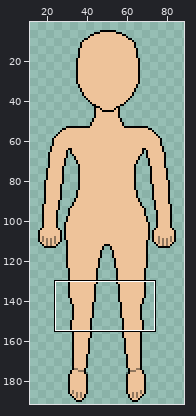
File history of a pixel-art file, core/assets/Input/Joshua Char1/First Try on Charakter.aseprite. Above: a wide view before the commit, with the close-up outlined.
Close-up. Old version:
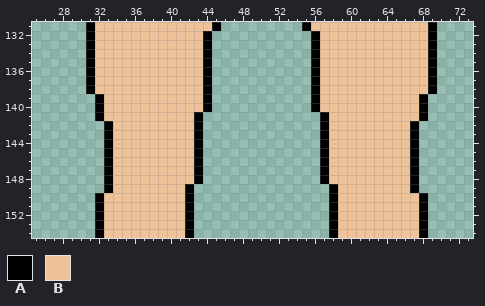
284x192 pixels, 1 frame. Shown: x 25..73, y 131..154. The wide view leaves out empty margins.
Visible layers, top first: "Shanding" opacity 40%, "Arms Base", "Head Base", "Legs Base", "Body Base", "Neck Base".
Palette (. is transparent): A #000000  B #eec39a
Pixels before, first column x 31:
131 ABBBBBBBBBBBBBA.........ABBBBBBBBBBBBBA
132 ABBBBBBBBBBBBA...........ABBBBBBBBBBBBA
133 ABBBBBBBBBBBBA...........ABBBBBBBBBBBBA
134 ABBBBBBBBBBBBA...........ABBBBBBBBBBBBA
135 ABBBBBBBBBBBBA...........ABBBBBBBBBBBBA
136 ABBBBBBBBBBBBA...........ABBBBBBBBBBBBA
137 ABBBBBBBBBBBBA...........ABBBBBBBBBBBBA
138 ABBBBBBBBBBBBA...........ABBBBBBBBBBBBA
139 .ABBBBBBBBBBBA...........ABBBBBBBBBBBA.
140 .ABBBBBBBBBBBA...........ABBBBBBBBBBBA.
141 .ABBBBBBBBBBA.............ABBBBBBBBBBA.
142 ..ABBBBBBBBBA.............ABBBBBBBBBA..
143 ..ABBBBBBBBBA.............ABBBBBBBBBA..
144 ..ABBBBBBBBBA.............ABBBBBBBBBA..
145 ..ABBBBBBBBBA.............ABBBBBBBBBA..
146 ..ABBBBBBBBBA.............ABBBBBBBBBA..
147 ..ABBBBBBBBBA.............ABBBBBBBBBA..
148 ..ABBBBBBBBBA.............ABBBBBBBBBA..
149 ..ABBBBBBBBA...............ABBBBBBBBA..
150 .ABBBBBBBBBA...............ABBBBBBBBBA.
151 .ABBBBBBBBBA...............ABBBBBBBBBA.
152 .ABBBBBBBBBA...............ABBBBBBBBBA.
153 .ABBBBBBBBBA...............ABBBBBBBBBA.
154 .ABBBBBBBBBA...............ABBBBBBBBBA.
And afterwards:
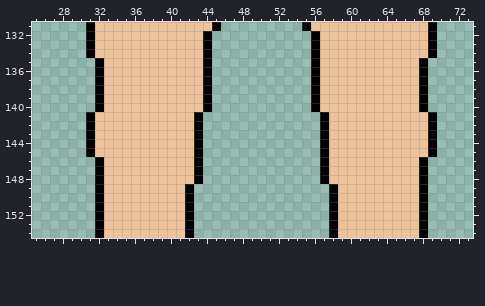
What changed:
Changed rows in their new state; - is an unchanged pixel.
Layer "Legs Base":
first column x 31:
135 .A-----------------------------------A.
136 .A-----------------------------------A.
137 .A-----------------------------------A.
138 .A-----------------------------------A.
141 AB-----------------------------------BA
142 ABB---------------------------------BBA
143 ABB---------------------------------BBA
144 ABB---------------------------------BBA
145 ABB---------------------------------BBA
146 -AB---------------------------------BA-
147 -AB---------------------------------BA-
148 -AB---------------------------------BA-
149 -AB---------------------------------BA-
Pixel boxes of the changes (left, top, right, bottom) in both close-ups:
changed: (86, 58, 113, 193)
changed: (410, 58, 437, 193)
